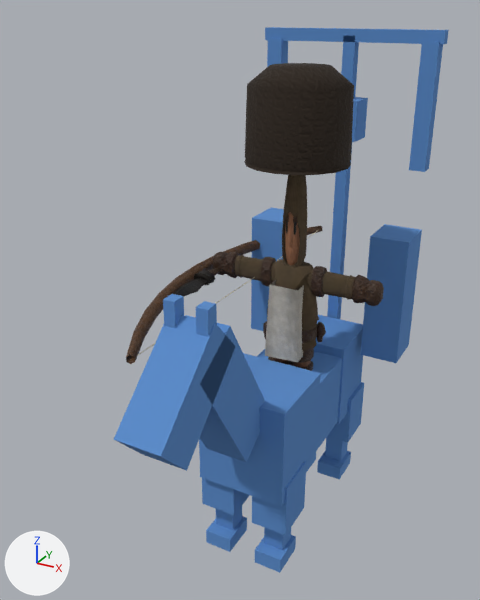
An edit to the glTF model csharp/Unciv.Godot/Packs/units/models/unit/Keshik.glb, drawn before and after from the same camera.
The view is the same before and after, from a 50 mm lens placed at (0.91, -2.06, 1.89), pointed at (-0.16, -0.11, 0.91). The axes (+X, +Y, +Z) are drawn at lower left. The lights are the same throughout. The picture after the commit comes second. Vertices at exactly the same position are counted once.

In view in the first picture: 'Bow', 'HorseMesh', 'Knife', 'Warrior'.
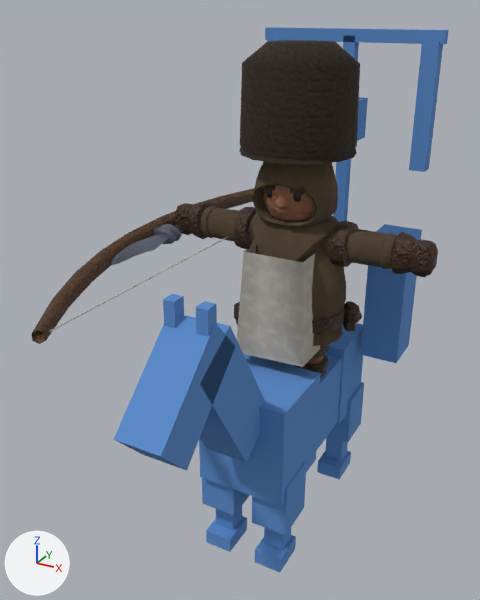
Pixel boxes (x1, y1, x2, y2) of what changed, in the pictures (480 x 600 px; the box of a moved part takes in the faces that stretch with it):
'Warrior', reshaped, rescaled (53% wider, 10% taller): before (213, 63, 384, 371); after (175, 40, 438, 379)
'Bow', moved, rescaled: before (126, 225, 322, 364); after (32, 188, 254, 344)
'Knife', recoloured, moved, rescaled: before (173, 268, 220, 296); after (110, 224, 185, 265)
part 1 of me_mesh_skinned, moved or reshaped: before (282, 175, 307, 268); after (252, 162, 338, 226)
part 2 of me_mesh_skinned, moved or reshaped: before (288, 226, 292, 245); after (275, 193, 288, 208)
part 3 of me_mesh_skinned, moved or reshaped: before (294, 222, 297, 235); after (293, 193, 303, 202)
part 4 of me_mesh_skinned, moved or reshaped: before (286, 221, 288, 234); after (266, 188, 272, 198)
part 5 of me_mesh_skinned, moved or reshaped: before (293, 216, 297, 223); after (290, 188, 305, 193)
part 6 of me_mesh_skinned, moved or reshaped: before (285, 215, 289, 222); after (263, 185, 275, 190)
part 7 of me_mesh_skinned, moved or reshaped: before (289, 348, 314, 371); after (295, 344, 329, 379)
part 8 of me_mesh_skinned, moved or reshaped (not visible afterwards): before (268, 357, 290, 365)
part 9 of me_mesh_skinned, moved or reshaped: before (244, 63, 354, 175); after (239, 40, 360, 165)
part 10 of me_mesh_skinned, moved or reshaped: before (265, 280, 304, 362); after (237, 244, 320, 367)
part 11 of me_mesh_skinned, moved or reshaped: before (213, 252, 384, 350); after (175, 202, 438, 346)
part 12 of me_mesh_knife, recoloured: before (173, 270, 213, 296); after (110, 224, 177, 265)
part 13 of me_mesh_knife, recoloured: before (209, 274, 215, 281); after (123, 228, 182, 260)
part 14 of me_mesh_knife, recoloured: before (210, 275, 216, 283); after (174, 230, 182, 241)

Diff of the bpy script that builds the scene:
```diff
--- a/csharp/Unciv.Godot/Packs/units/models/unit/Keshik.glb.py
+++ b/csharp/Unciv.Godot/Packs/units/models/unit/Keshik.glb.py
@@ me_mesh_skinned @@
 # used by ob_warrior; location = (0.0, 0.0, 0.57); scale = (0.39, 0.39, 0.39)
-me_mesh_skinned.from_pydata(...)  # 2398 vertices, 4461 faces; spans x -0.85..0.85, y -0.46..0.46, z 0.0..2.97
+me_mesh_skinned.from_pydata(...)  # 2398 vertices, 4461 faces; spans x -0.95..0.95, y -0.38..0.43, z 0.0..2.34
+# me_mesh_skinned part 1: the loose piece of 232 vertices spanning x -0.11..0.11, y -0.14..0.13, z 1.2..2.25 is scaled about its middle by (2.5, 2.17, 0.5), then moved by (0.0, 0.0, -0.22)
+# me_mesh_skinned part 2: the loose piece of 33 vertices spanning x -0.02..0.02, y -0.12..-0.07, z 1.44..1.64 is scaled about its middle by (2.5, 2.17, 0.5), then moved by (0.0, -0.11, -0.13)
+# me_mesh_skinned part 3: the loose piece of 42 vertices spanning x 0.03..0.05, y -0.1..-0.08, z 1.54..1.67 is scaled about its middle by (2.5, 2.17, 0.5), then moved by (0.06, -0.11, -0.16)
+# me_mesh_skinned part 4: the loose piece of 42 vertices spanning x -0.05..-0.03, y -0.1..-0.08, z 1.54..1.67 is scaled about its middle by (2.5, 2.17, 0.5), then moved by (-0.06, -0.11, -0.16)
+# me_mesh_skinned part 5: the loose piece of 39 vertices spanning x 0.02..0.06, y -0.11..-0.07, z 1.65..1.74 is scaled about its middle by (2.5, 2.17, 0.5), then moved by (0.06, -0.11, -0.21)
+# me_mesh_skinned part 6: the loose piece of 39 vertices spanning x -0.06..-0.02, y -0.11..-0.07, z 1.65..1.74 is scaled about its middle by (2.5, 2.17, 0.5), then moved by (-0.06, -0.11, -0.21)
+# me_mesh_skinned part 7: the loose piece of 206 vertices spanning x -0.01..0.23, y -0.26..0.13, z 0.0..0.53 is moved by (0.05, 0.0, 0.0)
+# me_mesh_skinned part 8: the loose piece of 206 vertices spanning x -0.23..0.01, y -0.26..0.13, z 0.0..0.53 is moved by (-0.05, 0.0, 0.0)
+# me_mesh_skinned part 9: the loose piece of 82 vertices spanning x -0.46..0.46, y -0.46..0.46, z 2.16..2.97 is scaled about its middle by (0.81, 0.81, 0.815), then moved by (0.0, 0.0, -0.55)
+# me_mesh_skinned part 10: the loose piece of 20 vertices spanning x -0.17..0.17, y -0.23..0.21, z 0.34..1.07 is scaled about the mesh origin by (1.48, 1.57, 1)
+# me_mesh_skinned part 11: 1156 of 2398 vertices moved; they spanned x -0.85..0.85, y -0.2..0.17, z 0.19..1.25 and now span x -0.95..0.95, y -0.31..0.27, z 0.19..1.27; mean shift (0.0, 0.0, 0.01); largest move (0.32, 0.08, 0.57) -> (0.47, 0.13, 0.57)
+# other edits to the shape of me_mesh_skinned do not show in these pictures
 me_mesh_skinned.materials.append(mat_wool)
@@ me_mesh_knife @@
 me_mesh_knife.from_pydata(...)  # 88 vertices, 172 faces; spans x -0.12..0.139, y -0.076..0.076, z -0.225..0.981
 # used by ob_knife; location = (-0.305, -0.059, 0.979); rotation_euler = (1.571, 0.0, 0.0), in degrees (90, 0, 0); scale = (0.331, 0.331, 0.331)
+# me_mesh_knife part 12: 96 faces centred in x -0.093..0.093, y -0.065..0.065, z -0.187..0.938 are repainted in the vertex colours; the middle colour goes from dark grey #322e2a to grey #7d8292
+# me_mesh_knife part 13: 21 faces centred in x -0.104..0.104, y -0.065..0.053, z -0.212..0.783 are repainted in the vertex colours; the middle colour goes from dark grey #322a2a to grey #7a7f8e
+# me_mesh_knife part 14: 39 faces centred in x -0.104..0.104, y -0.053..0.049, z -0.212..0.205 are repainted in the vertex colours; the middle colour goes from dark grey #322a26 to grey #777c8a
 me_mesh_knife.materials.append(mat_iron)
@@ ob_warrior @@
 ob_warrior.location = (0.0, 0.0, 0.57)
-ob_warrior.scale = (0.39, 0.39, 0.39)
+ob_warrior.scale = (0.525, 0.525, 0.525)
@@ ob_knife @@
 ob_knife = bpy.data.objects.new('Knife', me_mesh_knife)
-ob_knife.location = (-0.305, -0.059, 0.979)
+ob_knife.location = (-0.459, -0.046, 1.126)
 ob_knife.rotation_euler = (1.571, 0.0, 0.0)  # degrees (90, 0, 0)
-ob_knife.scale = (0.331, 0.331, 0.331)
+ob_knife.scale = (0.446, 0.446, 0.446)
@@ ob_bow @@
 ob_bow = bpy.data.objects.new('Bow', me_mesh_bow)
-ob_bow.location = (-0.264, -0.055, 0.979)
+ob_bow.location = (-0.404, -0.04, 1.126)
 ob_bow.rotation_euler = (1.571, 1.571, 0.0)  # degrees (90, 90, 0)
-ob_bow.scale = (0.39, 0.39, 0.39)
+ob_bow.scale = (0.525, 0.525, 0.525)
```
